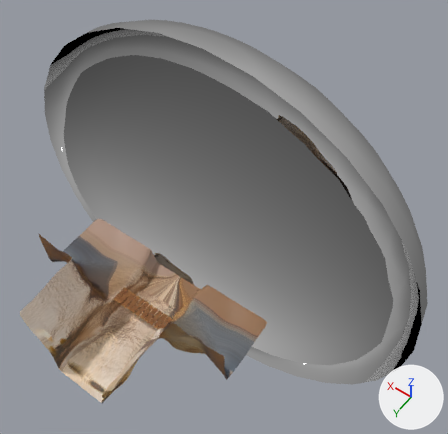
Before and after pictures for a commit that changed the Blender file gfx/world.blend.
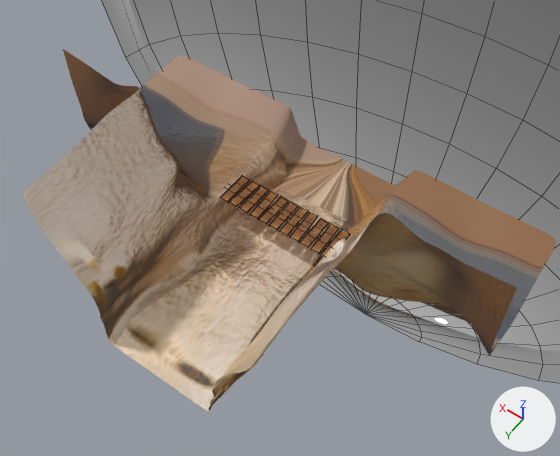
Old and new are each drawn whole from a camera (50 mm lens) standing at (-26.4, 20.3, 58.0) and looking at (-1.5, -14.6, 3.1) and again close up from a camera (50 mm lens) standing at (-14.2, 18.4, 30.1) and looking at (-0.1, -1.2, -0.8). Lighting does not change. The marker at lower right points along +X, +Y and +Z. The close-ups show mesh edges as thin lines.
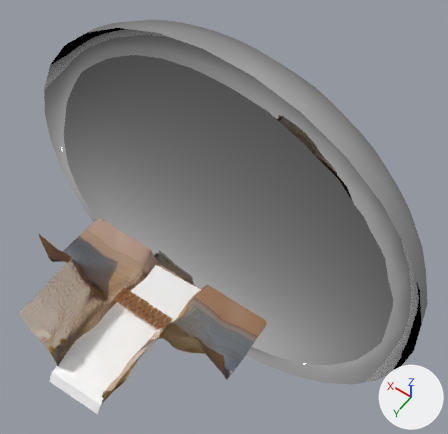
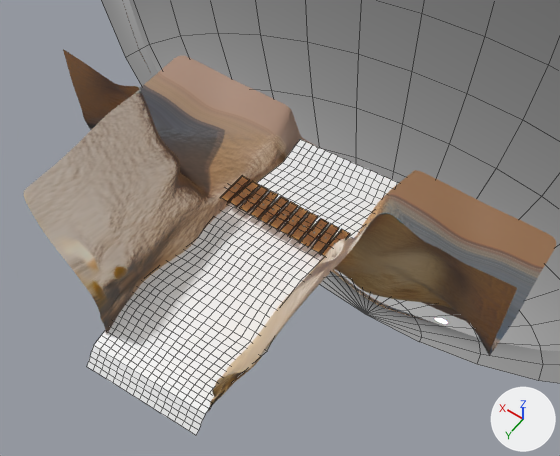
Where the change shows, as pixel boxes (x1, y1, x2, y2) in the close-ups (560 x 456 px):
```json
{"object": "River", "change": "shown", "after": [87, 139, 398, 435]}
```

Edits to the scene script, one JSON object a line:
```json
{"block": "me_plane", "where": "# used by ob_river; location = (0.0, 0.0, 0.0)"}
{"op": "remove", "block": "me_plane", "code": "me_plane.from_pydata(...)  # 697 vertices, 640 faces; spans x -4.2..4.1, y -7.7..9.4, z -3.3..-1.1"}
{"op": "add", "block": "me_plane", "code": "me_plane.from_pydata(...)  # 697 vertices, 640 faces; spans x -4.2..3.7, y -7.6..9.4, z -3.3..-1.1"}
{"block": "me_plane", "change": "me_plane part 1: 606 of 697 vertices moved; they spanned x -4.1..4.1, y -7.7..9.4, z -3.3..-1.1 and now span x -4.0..3.7, y -7.6..9.4, z -3.3..-1.1; mean shift (0.0, 0.0, 0.0); largest move (3.5, -7.7, -1.1) -> (2.8, -7.3, -1.2)"}
{"op": "remove", "block": "ob_river", "code": "ob_river.hide_render = True"}
```
